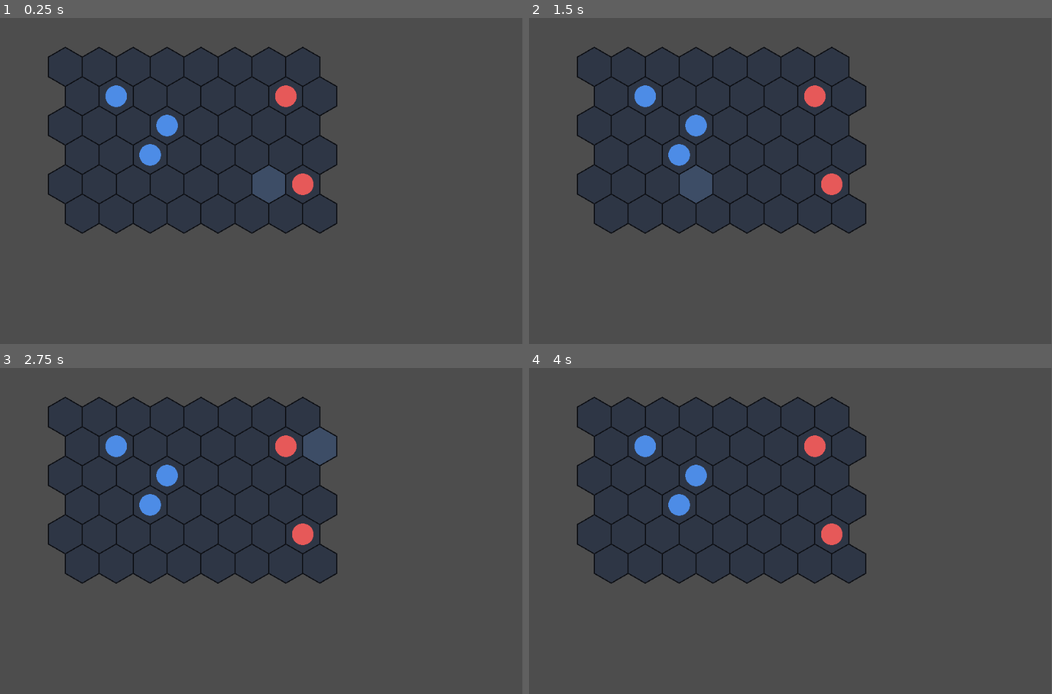
Above: before the commit, frames 1-4 (two rows, left to right).
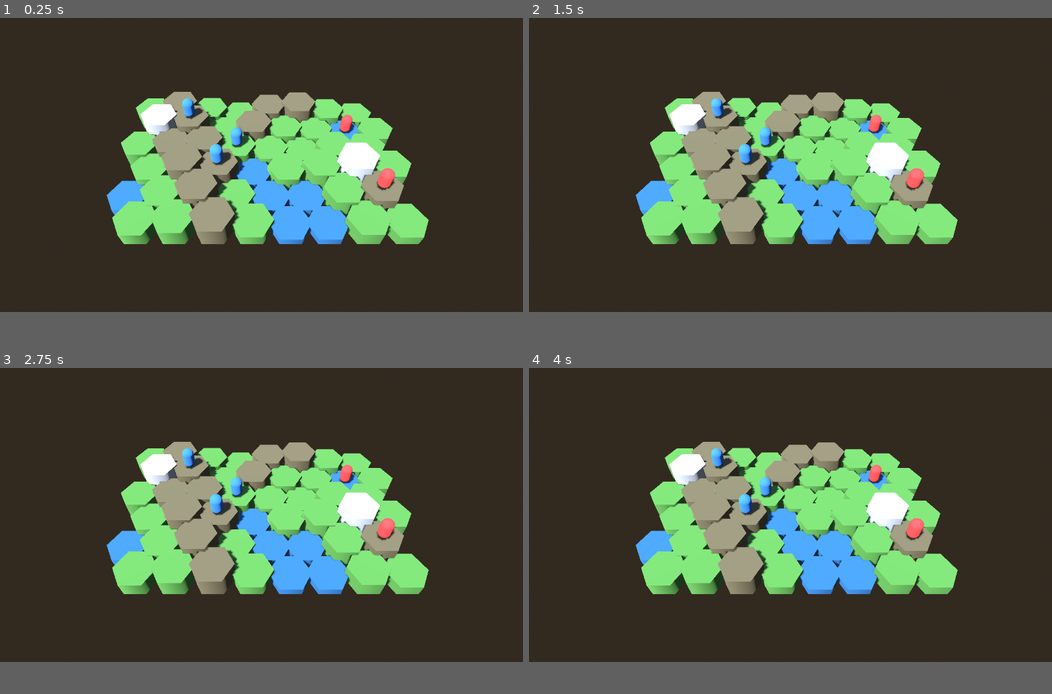
Above: after the commit, the same moments.

Repository: efenn-dev/monster-tactics
Game: Godot game, scene res://src/board/board_3d.tscn
The game is run twice, just before and just after one commit, with the same random seed, the same clock (stepped at 60 frames per second) and the same inputs. Before the commit the project starts from res://src/board/hex_board.tscn.
Inputs (mouse positions are in pixels of both pictures, inside the frame that each line leads up to):
- Up to frame 1 (0.25 s): no input
- Up to frame 2 (1.5 s): tap Enter at 0.5 s; move the mouse to (905, 164) at 0.52 s; click (905, 164) at 0.67 s; tap Space at 1.25 s; move the mouse to (685, 197) at 1.27 s; click (685, 197) at 1.42 s
- Up to frame 3 (2.75 s): tap Enter at 2 s; move the mouse to (313, 459) at 2.02 s; click (313, 459) at 2.17 s
- Up to frame 4 (4 s): tap Space at 2.75 s; move the mouse to (764, 596) at 2.77 s; click (764, 596) at 2.92 s; tap Enter at 3.5 s; move the mouse to (947, 579) at 3.52 s; click (947, 579) at 3.67 s
In our replay, the window is 799x499 before the commit and 800x450 after it. These sizes can differ from the game's own. Grey fills any space a smaller window leaves; there, only what the larger window draws over its background counts as a difference.

The runs differ from the first frame. In frame 1, 89% of the frame differs, in the area x 0-100%, y 0-91%; in frame 2, 89%; in frame 3, 89%; in frame 4, 89%.

Commit message:
V1 visuals: low-poly 3D hex terrain + tilted Civ camera
Add Godot 3D board (board_3d.gd/.tscn): procedural hex-prism terrain with
noise-driven elevation and biome coloring, sky + sun lighting with shadows,
a tilted perspective camera, and placeholder 3D units. Reuses the 2D logic
core (HexGrid/BoardState) unchanged. Adds an auto-screenshot dev mode
(--screenshot -> user://shot.png). Main scene switched to the 3D board.

Co-Authored-By: Claude Opus 4.8 <noreply@anthropic.com>

Diff:
--- a/project.godot
+++ b/project.godot
@@ -3,11 +3,11 @@
 [application]
 
 config/name="Monster Tactics"
-run/main_scene="res://src/board/hex_board.tscn"
+run/main_scene="res://src/board/board_3d.tscn"
 config/features=PackedStringArray("4.3", "Forward Plus")
 config/icon="res://icon.svg"
 
 [display]
 
-window/size/viewport_width=960
-window/size/viewport_height=600
+window/size/viewport_width=1280
+window/size/viewport_height=720
--- /dev/null
+++ b/src/board/board_3d.gd
@@ -0,0 +1,146 @@
+extends Node3D
+
+## Visual slice 1: render the hex board as low-poly 3D terrain under a tilted
+## "Civ-style" camera. Reuses the engine-agnostic core (HexGrid, BoardState);
+## this script is pure presentation. Interaction + fog of war come next.
+##
+## Run with the user arg `--screenshot` to save one frame to user://shot.png
+## and quit (lets the dev loop review the look headlessly-ish).
+
+const HEX_SIZE := 1.0          # world units, hex center-to-corner
+const MAP_WIDTH := 8
+const MAP_HEIGHT := 6
+const BASE_HEIGHT := 0.4       # minimum tile thickness
+const MAX_ELEVATION := 1.6     # extra height for the tallest land
+const WATER_LEVEL := 0.30      # noise below this -> water tile
+const TEAM_COLORS := [Color(0.25, 0.55, 0.95), Color(0.95, 0.30, 0.30)]
+
+var _state: BoardState
+var _top_y: Dictionary = {}    # Vector2i -> top surface height
+
+
+func _ready() -> void:
+	_state = BoardState.new(HexGrid.make_rectangle(MAP_WIDTH, MAP_HEIGHT))
+	_state.add_unit(Unit.new(0, Vector2i(1, 1), 3))
+	_state.add_unit(Unit.new(0, Vector2i(2, 2), 4))
+	_state.add_unit(Unit.new(0, Vector2i(1, 3), 3))
+	_state.add_unit(Unit.new(1, Vector2i(6, 1), 3))
+	_state.add_unit(Unit.new(1, Vector2i(5, 4), 3))
+
+	_setup_environment()
+	_build_terrain()
+	_place_units()
+	_setup_camera()
+
+	if "--screenshot" in OS.get_cmdline_user_args():
+		_capture_and_quit()
+
+
+## Map an axial hex to a 3D world position (2D layout x->X, y->Z, height->Y).
+func _hex_world(hex: Vector2i, y: float) -> Vector3:
+	var p := Hex.to_pixel(hex, HEX_SIZE)
+	return Vector3(p.x, y, p.y)
+
+
+func _setup_environment() -> void:
+	var env := Environment.new()
+	env.background_mode = Environment.BG_SKY
+	var sky := Sky.new()
+	sky.sky_material = ProceduralSkyMaterial.new()
+	env.sky = sky
+	env.ambient_light_source = Environment.AMBIENT_SOURCE_SKY
+	env.ambient_light_energy = 0.6
+	var we := WorldEnvironment.new()
+	we.environment = env
+	add_child(we)
+
+	var sun := DirectionalLight3D.new()
+	sun.rotation_degrees = Vector3(-55, -45, 0)
+	sun.shadow_enabled = true
+	sun.light_energy = 1.2
+	add_child(sun)
+
+
+func _build_terrain() -> void:
+	var noise := FastNoiseLite.new()
+	noise.noise_type = FastNoiseLite.TYPE_SIMPLEX
+	noise.frequency = 0.12
+	noise.seed = 1337
+
+	for cell in _state.grid.all_cells():
+		var wp := _hex_world(cell, 0.0)
+		var n := (noise.get_noise_2d(wp.x, wp.z) + 1.0) * 0.5  # 0..1
+		var height: float
+		var color: Color
+		if n < WATER_LEVEL:
+			height = BASE_HEIGHT
+			color = Color(0.20, 0.45, 0.70)
+		else:
+			var land := (n - WATER_LEVEL) / (1.0 - WATER_LEVEL)  # 0..1
+			height = BASE_HEIGHT + land * MAX_ELEVATION
+			color = _biome_color(land)
+
+		var mesh := CylinderMesh.new()
+		mesh.radial_segments = 6           # a 6-sided cylinder = hex prism
+		mesh.top_radius = HEX_SIZE
+		mesh.bottom_radius = HEX_SIZE
+		mesh.height = height
+		var mat := StandardMaterial3D.new()
+		mat.albedo_color = color
+		mesh.material = mat
+
+		var mi := MeshInstance3D.new()
+		mi.mesh = mesh
+		mi.rotation_degrees = Vector3(0, 30, 0)   # align to pointy-top layout
+		mi.position = Vector3(wp.x, height * 0.5, wp.z)
+		add_child(mi)
+
+		_top_y[cell] = height
+
+
+func _biome_color(land: float) -> Color:
+	if land < 0.45:
+		return Color(0.36, 0.62, 0.30)   # grass
+	elif land < 0.75:
+		return Color(0.45, 0.42, 0.32)   # dirt / hill
+	return Color(0.78, 0.80, 0.85)       # rock / snow
+
+
+func _place_units() -> void:
+	for unit in _state.units:
+		var top: float = _top_y.get(unit.coord, BASE_HEIGHT)
+		var mesh := CapsuleMesh.new()
+		mesh.radius = HEX_SIZE * 0.30
+		mesh.height = HEX_SIZE * 1.1
+		var mat := StandardMaterial3D.new()
+		mat.albedo_color = TEAM_COLORS[unit.team]
+		mesh.material = mat
+		var mi := MeshInstance3D.new()
+		mi.mesh = mesh
+		var wp := _hex_world(unit.coord, 0.0)
+		mi.position = Vector3(wp.x, top + mesh.height * 0.5, wp.z)
+		add_child(mi)
+
+
+func _setup_camera() -> void:
+	var sum := Vector3.ZERO
+	var cells := _state.grid.all_cells()
+	for cell in cells:
+		sum += _hex_world(cell, 0.0)
+	var center: Vector3 = sum / float(cells.size())
+
+	var cam := Camera3D.new()
+	cam.fov = 50.0
+	cam.position = center + Vector3(0, 13, 11)   # up and back -> tilted view
+	add_child(cam)
+	cam.look_at(center, Vector3.UP)              # look_at needs the node in-tree
+	cam.make_current()
+
+
+func _capture_and_quit() -> void:
+	await get_tree().create_timer(0.5).timeout
+	await RenderingServer.frame_post_draw
+	var img := get_viewport().get_texture().get_image()
+	img.save_png("user://shot.png")
+	print("SHOT_SAVED: ", ProjectSettings.globalize_path("user://shot.png"))
+	get_tree().quit()
--- /dev/null
+++ b/src/board/board_3d.tscn
@@ -0,0 +1,6 @@
+[gd_scene load_steps=2 format=3]
+
+[ext_resource type="Script" path="res://src/board/board_3d.gd" id="1"]
+
+[node name="Board3D" type="Node3D"]
+script = ExtResource("1")
Not shown, added: src/board/board_3d.gd.uid
Not shown, changed: README.md
